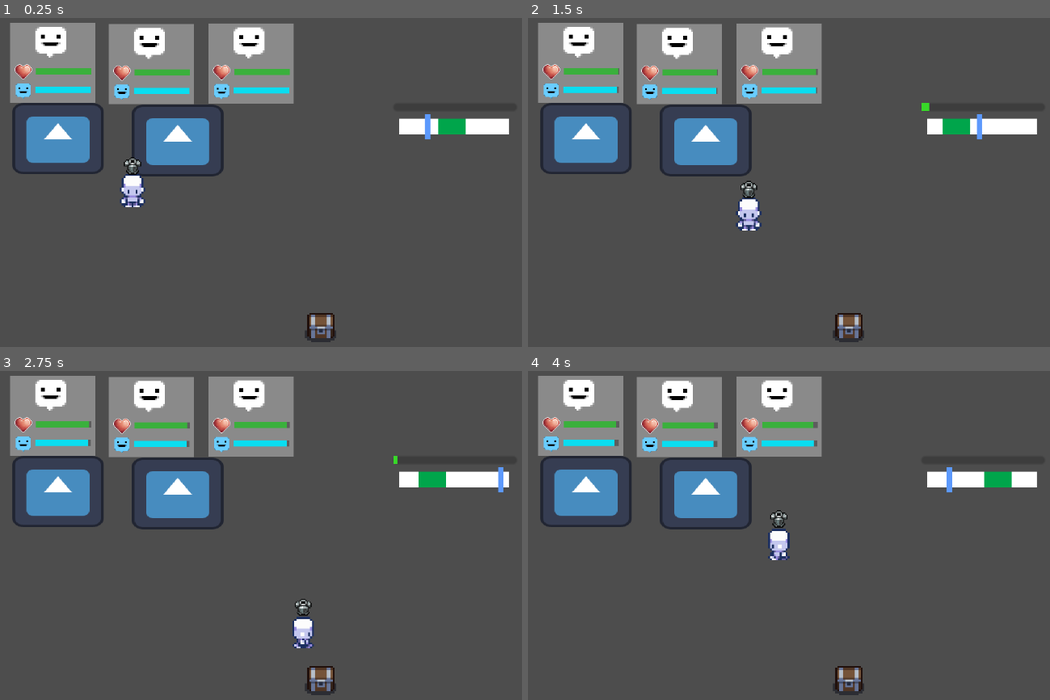
Above: before the commit, frames 1-4 (two rows, left to right).
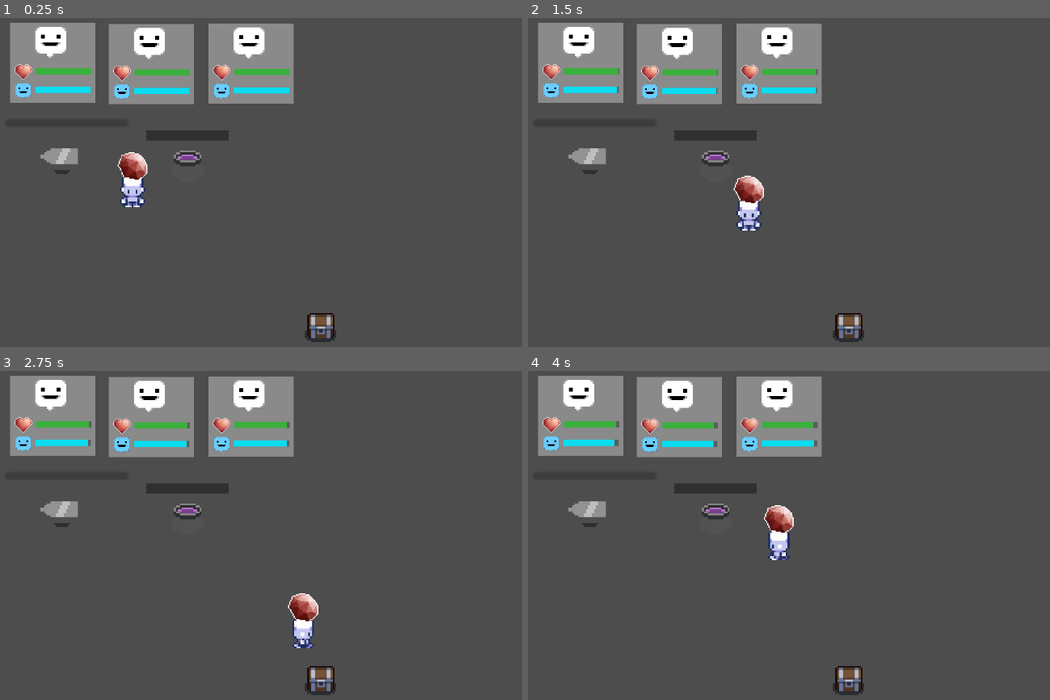
Above: after the commit, the same moments.

Repository: jpsalim21/LootPacker
Game: Godot game, scene res://Cenas/Workshop.tscn
The game is run twice, just before and just after one commit, with the same random seed, the same clock (stepped at 60 frames per second) and the same inputs. The engine's default icon, where the game draws it, is replaced by a stand-in: a white triangle on a blue panel in a dark square.
Inputs:
- Up to frame 1 (0.25 s): no input
- Up to frame 2 (1.5 s): hold D (direita) 0.53-1.28 s; tap E (interact) at 0.6 s; tap Space (minigame) at 0.8, 1.35 s; hold S (baixo) from 1.28 s (still down)
- Up to frame 3 (2.75 s): tap E (interact) at 1.55, 2.1 s; release S (baixo) at 2.03 s; hold D (direita) from 2.03 s (still down); tap Space (minigame) at 2.3 s
- Up to frame 4 (4 s): release D (direita) at 2.78 s; hold W (cima) 2.78-3.53 s; tap Space (minigame) at 2.85, 3.8 s; tap E (interact) at 3.05 s; hold A (esquerda) from 3.53 s (still down); tap Shift (run) at 3.6 s

The runs differ from the first frame. In frame 1, 6.0% of the frame differs, in the area x 2-98%, y 25-50%; in frame 2, 6.1%, in the area x 2-98%, y 25-57%; in frame 3, 6.1%; in frame 4, 6.1%.

Commit message:
Programa workshop, caldeirao e minigame

Diff:
--- a/Cenas/Workshop.tscn
+++ b/Cenas/Workshop.tscn
@@ -1,15 +1,16 @@
-[gd_scene load_steps=38 format=3 uid="uid://63t6wqhhe3dq"]
+[gd_scene load_steps=40 format=3 uid="uid://63t6wqhhe3dq"]
 
 [ext_resource type="Script" path="res://Scripts/Player.gd" id="1_1pfsu"]
+[ext_resource type="Resource" uid="uid://b4jn4fhtr2is5" path="res://Items/ruby.tres" id="2_halj0"]
 [ext_resource type="Texture2D" uid="uid://u70muouqpq3n" path="res://Sprites/PlayerSprite.png" id="2_u0rb3"]
-[ext_resource type="Texture2D" uid="uid://djyk8x0o7mfju" path="res://Sprites/Itens/armor.png" id="3_5f131"]
 [ext_resource type="Script" path="res://Scripts/Estruturas/ChestScript.gd" id="4_b1l47"]
+[ext_resource type="Texture2D" uid="uid://0cklxrigb2ga" path="res://Sprites/Itens/Cut Ruby.png" id="4_qb24r"]
 [ext_resource type="Texture2D" uid="uid://brmnb2mijpw63" path="res://Sprites/chest_01.png" id="5_op4cw"]
 [ext_resource type="Script" path="res://Scripts/Estruturas/WorkstationScript.gd" id="6_oeid3"]
 [ext_resource type="Resource" uid="uid://cmfqrjr5nm6fm" path="res://Items/healingPotion.tres" id="7_14qm4"]
-[ext_resource type="Texture2D" uid="uid://cs81tpytrike2" path="res://Sprites/icon.svg" id="8_vwkn0"]
-[ext_resource type="Resource" uid="uid://ciuiacrc0qpg8" path="res://Items/armor.tres" id="9_d7m6n"]
+[ext_resource type="Texture2D" uid="uid://b4k8xmbplm35j" path="res://Sprites/Estruturas/Cenario1.png" id="8_76o45"]
 [ext_resource type="PackedScene" uid="uid://c1o062afx8mr" path="res://Prefabs/minigame.tscn" id="10_8ysgi"]
+[ext_resource type="PackedScene" uid="uid://c2btuki0bxjpy" path="res://Prefabs/Caldeirao.tscn" id="11_vpkt5"]
 [ext_resource type="PackedScene" uid="uid://dmwu66isp4wy8" path="res://Prefabs/UI.tscn" id="12_0qqpj"]
 
 [sub_resource type="RectangleShape2D" id="RectangleShape2D_hvt4o"]
@@ -203,6 +204,9 @@
 
 [sub_resource type="RectangleShape2D" id="RectangleShape2D_h18a0"]
 size = Vector2(47.5, 36.5)
+
+[sub_resource type="RectangleShape2D" id="RectangleShape2D_wjgnn"]
+size = Vector2(19, 15)
 
 [node name="Cena" type="Node2D"]
 
@@ -213,6 +217,7 @@
 [node name="Player" type="CharacterBody2D" parent="."]
 position = Vector2(-97, -3)
 script = ExtResource("1_1pfsu")
+currentItem = ExtResource("2_halj0")
 
 [node name="CollisionShape2D" type="CollisionShape2D" parent="Player"]
 position = Vector2(-0.5, 6.5)
@@ -228,7 +233,7 @@
 z_index = 1
 position = Vector2(0, -12)
 scale = Vector2(0.544737, 0.544737)
-texture = ExtResource("3_5f131")
+texture = ExtResource("4_qb24r")
 
 [node name="Chest" type="Node2D" parent="." node_paths=PackedStringArray("player")]
 position = Vector2(-1, 40)
@@ -252,44 +257,40 @@
 position = Vector2(0, 26.5)
 shape = SubResource("RectangleShape2D_jh0ew")
 
-[node name="Alchemy" type="Node2D" parent="." node_paths=PackedStringArray("player")]
-position = Vector2(-135, -29)
+[node name="Alchemy" type="Node2D" parent="." node_paths=PackedStringArray("player", "minigame")]
+position = Vector2(-133, -16)
 script = ExtResource("6_oeid3")
 player = NodePath("../Player")
 itemEntregue = ExtResource("7_14qm4")
+minigame = NodePath("Minigame")
 
 [node name="Icon" type="Sprite2D" parent="Alchemy"]
-scale = Vector2(0.365234, 0.285156)
-texture = ExtResource("8_vwkn0")
+z_index = -1
+texture = ExtResource("8_76o45")
 
 [node name="Area2D" type="Area2D" parent="Alchemy"]
 
 [node name="CollisionShape2D" type="CollisionShape2D" parent="Alchemy/Area2D"]
 shape = SubResource("RectangleShape2D_h18a0")
 
-[node name="Forge" type="Node2D" parent="." node_paths=PackedStringArray("player")]
-position = Vector2(-74, -28)
-script = ExtResource("6_oeid3")
+[node name="Minigame" parent="Alchemy" node_paths=PackedStringArray("workStation") instance=ExtResource("10_8ysgi")]
+position = Vector2(0, -11)
+workStation = NodePath("..")
+
+[node name="StaticBody2D" type="StaticBody2D" parent="Alchemy"]
+
+[node name="CollisionShape2D" type="CollisionShape2D" parent="Alchemy/StaticBody2D"]
+position = Vector2(-1.5, -0.5)
+shape = SubResource("RectangleShape2D_wjgnn")
+
+[node name="Ui" parent="." instance=ExtResource("12_0qqpj")]
+
+[node name="Caldeirao" parent="." node_paths=PackedStringArray("player") instance=ExtResource("11_vpkt5")]
+position = Vector2(-69, -16)
+itemResultante = ExtResource("7_14qm4")
 player = NodePath("../Player")
-itemEntregue = ExtResource("9_d7m6n")
-
-[node name="Icon" type="Sprite2D" parent="Forge"]
-scale = Vector2(0.365234, 0.285156)
-texture = ExtResource("8_vwkn0")
-
-[node name="Area2D" type="Area2D" parent="Forge"]
-
-[node name="CollisionShape2D" type="CollisionShape2D" parent="Forge/Area2D"]
-shape = SubResource("RectangleShape2D_h18a0")
-
-[node name="Minigame" parent="." instance=ExtResource("10_8ysgi")]
-position = Vector2(65, -35)
-
-[node name="Ui" parent="." instance=ExtResource("12_0qqpj")]
 
 [connection signal="body_entered" from="Chest/Area2D" to="Chest" method="_on_area_2d_body_entered"]
 [connection signal="body_exited" from="Chest/Area2D" to="Chest" method="_on_area_2d_body_exited"]
 [connection signal="body_entered" from="Alchemy/Area2D" to="Alchemy" method="_on_area_2d_body_entered"]
 [connection signal="body_exited" from="Alchemy/Area2D" to="Alchemy" method="_on_area_2d_body_exited"]
-[connection signal="body_entered" from="Forge/Area2D" to="Forge" method="_on_area_2d_body_entered"]
-[connection signal="body_exited" from="Forge/Area2D" to="Forge" method="_on_area_2d_body_exited"]
--- /dev/null
+++ b/Items/ruby.tres
@@ -0,0 +1,10 @@
+[gd_resource type="Resource" script_class="ItemClass" load_steps=3 format=3 uid="uid://b4jn4fhtr2is5"]
+
+[ext_resource type="Script" path="res://Scripts/Classes/ItemClass.gd" id="1_hh02v"]
+[ext_resource type="Texture2D" uid="uid://0cklxrigb2ga" path="res://Sprites/Itens/Cut Ruby.png" id="2_4ve0p"]
+
+[resource]
+script = ExtResource("1_hh02v")
+sprite = ExtResource("2_4ve0p")
+itemIndex = 2
+nome = "Rubi"
--- /dev/null
+++ b/Prefabs/Caldeirao.tscn
@@ -0,0 +1,50 @@
+[gd_scene load_steps=8 format=3 uid="uid://c2btuki0bxjpy"]
+
+[ext_resource type="Script" path="res://Scripts/Estruturas/Caldeirao.gd" id="1_kyktf"]
+[ext_resource type="Texture2D" uid="uid://dp0clryrdnhqd" path="res://Sprites/Estruturas/Cenario2.png" id="1_mt0iu"]
+[ext_resource type="Resource" uid="uid://b4jn4fhtr2is5" path="res://Items/ruby.tres" id="2_01h2y"]
+
+[sub_resource type="RectangleShape2D" id="RectangleShape2D_aqkik"]
+size = Vector2(16, 16)
+
+[sub_resource type="RectangleShape2D" id="RectangleShape2D_anosy"]
+size = Vector2(37, 48)
+
+[sub_resource type="StyleBoxFlat" id="StyleBoxFlat_ouvci"]
+bg_color = Color(0.121569, 0.121569, 0.121569, 0.627451)
+
+[sub_resource type="StyleBoxFlat" id="StyleBoxFlat_630r2"]
+bg_color = Color(0.105882, 0.729412, 0.0941176, 1)
+
+[node name="Caldeirao" type="Node2D"]
+script = ExtResource("1_kyktf")
+ingrediente = ExtResource("2_01h2y")
+tempoMax = 20.0
+
+[node name="StaticBody2D" type="StaticBody2D" parent="."]
+
+[node name="CollisionShape2D" type="CollisionShape2D" parent="StaticBody2D"]
+position = Vector2(0, 1)
+shape = SubResource("RectangleShape2D_aqkik")
+
+[node name="Cenario2" type="Sprite2D" parent="."]
+texture = ExtResource("1_mt0iu")
+
+[node name="Area2D" type="Area2D" parent="."]
+
+[node name="CollisionShape2D" type="CollisionShape2D" parent="Area2D"]
+position = Vector2(0, 6)
+shape = SubResource("RectangleShape2D_anosy")
+
+[node name="ProgressBar" type="ProgressBar" parent="."]
+offset_left = -21.0
+offset_top = -17.0
+offset_right = 21.0
+offset_bottom = -12.0
+theme_override_styles/background = SubResource("StyleBoxFlat_ouvci")
+theme_override_styles/fill = SubResource("StyleBoxFlat_630r2")
+value = 4.54
+show_percentage = false
+
+[connection signal="body_entered" from="Area2D" to="." method="_on_area_2d_body_entered"]
+[connection signal="body_exited" from="Area2D" to="." method="_on_area_2d_body_exited"]
--- a/Prefabs/lifeBar.tscn
+++ b/Prefabs/lifeBar.tscn
@@ -1,6 +1,6 @@
 [gd_scene load_steps=9 format=3 uid="uid://c1ivkp73agnyx"]
 
-[ext_resource type="Script" path="res://Scripts/Adventures/lifeBarScript.gd" id="1_qf062"]
+[ext_resource type="Script" path="res://Scripts/Aventureiros/lifeBarScript.gd" id="1_rnqbl"]
 [ext_resource type="Texture2D" uid="uid://chka14hknvrox" path="res://Sprites/UI/Quadrado1.png" id="2_bto6a"]
 [ext_resource type="Texture2D" uid="uid://ckof1hopgrdy2" path="res://Sprites/UI/Heart.png" id="3_6m2bg"]
 
@@ -25,7 +25,7 @@
 anchor_bottom = 1.0
 grow_horizontal = 2
 grow_vertical = 2
-script = ExtResource("1_qf062")
+script = ExtResource("1_rnqbl")
 
 [node name="Panel" type="Panel" parent="."]
 layout_mode = 1
--- a/Prefabs/minigame.tscn
+++ b/Prefabs/minigame.tscn
@@ -16,7 +16,7 @@
 tracks/0/type = "value"
 tracks/0/imported = false
 tracks/0/enabled = true
-tracks/0/path = NodePath("Azul:position")
+tracks/0/path = NodePath("minigameBarra/Azul:position")
 tracks/0/interp = 1
 tracks/0/loop_wrap = true
 tracks/0/keys = {
@@ -38,31 +38,39 @@
 position = Vector2(55, 47)
 script = ExtResource("1_qvq2d")
 
-[node name="Quadrado3" type="Sprite2D" parent="."]
+[node name="minigameBarra" type="Node2D" parent="."]
+
+[node name="Quadrado3" type="Sprite2D" parent="minigameBarra"]
+visibility_layer = 2
+z_index = 2
 position = Vector2(2, 0)
-scale = Vector2(1.75, 0.25)
+scale = Vector2(1.75, 0.15625)
 texture = ExtResource("2_5cjk3")
 
-[node name="Verde" type="Sprite2D" parent="."]
+[node name="Verde" type="Sprite2D" parent="minigameBarra"]
 modulate = Color(0, 0.647059, 0.294118, 1)
-position = Vector2(1, -9.98378e-07)
-scale = Vector2(0.4375, 0.25)
+visibility_layer = 2
+z_index = 2
+position = Vector2(1, 0)
+scale = Vector2(0.4375, 0.15625)
 texture = ExtResource("2_5cjk3")
 
-[node name="Area2D" type="Area2D" parent="Verde"]
+[node name="Area2D" type="Area2D" parent="minigameBarra/Verde"]
 
-[node name="CollisionShape2D" type="CollisionShape2D" parent="Verde/Area2D"]
+[node name="CollisionShape2D" type="CollisionShape2D" parent="minigameBarra/Verde/Area2D"]
 shape = SubResource("RectangleShape2D_6nm75")
 
-[node name="Azul" type="Sprite2D" parent="."]
+[node name="Azul" type="Sprite2D" parent="minigameBarra"]
 modulate = Color(0.360784, 0.6, 0.988235, 1)
+visibility_layer = 2
+z_index = 2
 position = Vector2(-25, 0)
-scale = Vector2(0.0861285, 0.401307)
+scale = Vector2(0.0861285, 0.240952)
 texture = ExtResource("2_5cjk3")
 
-[node name="Area2D" type="Area2D" parent="Azul"]
+[node name="AzulArea" type="Area2D" parent="minigameBarra/Azul"]
 
-[node name="CollisionShape2D" type="CollisionShape2D" parent="Azul/Area2D"]
+[node name="CollisionShape2D" type="CollisionShape2D" parent="minigameBarra/Azul/AzulArea"]
 scale = Vector2(0.915, 1.07)
 shape = SubResource("RectangleShape2D_lbt0v")
 
@@ -81,5 +89,5 @@
 value = 41.83
 show_percentage = false
 
-[connection signal="area_entered" from="Verde/Area2D" to="." method="_on_area_2d_area_entered"]
-[connection signal="area_exited" from="Verde/Area2D" to="." method="_on_area_2d_area_exited"]
+[connection signal="area_entered" from="minigameBarra/Verde/Area2D" to="." method="_on_area_2d_area_entered"]
+[connection signal="area_exited" from="minigameBarra/Verde/Area2D" to="." method="_on_area_2d_area_exited"]
--- /dev/null
+++ b/Scripts/Estruturas/Caldeirao.gd
@@ -0,0 +1,46 @@
+extends Node
+
+var near : bool = false
+@export var ingrediente : ItemClass
+@export var itemResultante : ItemClass
+@export var player : Player
+
+@onready var barraProgresso : ProgressBar = $ProgressBar
+@export var tempoMax : float
+var tempo : float = 0
+var cozinhando : bool = false
+var pronto : bool = false
+
+# Called when the node enters the scene tree for the first time.
+func _ready():
+	barraProgresso.value = tempo
+	barraProgresso.max_value = tempoMax
+	pass # Replace with function body.
+
+# Called every frame. 'delta' is the elapsed time since the previous frame.
+func _process(delta):
+	if near and Input.is_action_just_pressed("interact"):
+		if pronto:
+			player.changeItem(itemResultante)
+			pronto = false
+			tempo = 0
+			barraProgresso.value = tempo
+			cozinhando = false
+		elif player.currentItem == ingrediente:
+			print("Escada")
+			player.changeItem(null)
+			cozinhando = true
+	if cozinhando:
+		if tempo < tempoMax:
+			tempo += delta
+			barraProgresso.value = tempo
+		elif !pronto:
+			pronto = true
+	pass
+
+func _on_area_2d_body_entered(body):
+	if body.name == "Player":
+		near = true
+func _on_area_2d_body_exited(body):
+	if body.name == "Player":
+		near = false
--- a/Scripts/Estruturas/WorkstationScript.gd
+++ b/Scripts/Estruturas/WorkstationScript.gd
@@ -1,19 +1,27 @@
 extends Node2D
+class_name WorkStation
 
 @export var player : Player
 var near : bool = false
+var rodando : bool = false
 
 @export var itemEntregue : ItemClass
+@export var minigame : Minigame
 
 func _process(_delta):
-	if near and Input.is_action_just_pressed("interact"):
-		player.changeItem(itemEntregue)
+	if near and Input.is_action_just_pressed("interact") and !rodando:
+		rodando = true
+		minigame.comecarESair(true)
 
+func terminouMinigame():
+	player.changeItem(itemEntregue)
 
 func _on_area_2d_body_entered(body):
 	if body.name == "Player":
-		print("Entrou em uma estação")
 		near = true
 func _on_area_2d_body_exited(body):
 	if body.name == "Player":
 		near = false
+		if rodando:
+			minigame.comecarESair(false)
+			rodando = false
--- a/Scripts/Minigames/minigame.gd
+++ b/Scripts/Minigames/minigame.gd
@@ -1,8 +1,12 @@
+class_name Minigame
 extends Node
 
-@onready var objetoVerde = $Verde
+@onready var objetoVerde = $minigameBarra/Verde
 @onready var animador : AnimationPlayer = $AnimationPlayer
 @onready var barraProgresso : ProgressBar = $ProgressBar
+@onready var nodeMinigame : Node2D = $minigameBarra
+
+@export var workStation : WorkStation
 
 var near : bool = false
 var pontuacao : int = 0
@@ -15,14 +19,18 @@
 @export var progressoMax : float = 50
 var progressoAtual : float = 0
 
-# Called when the node enters the scene tree for the first time.
+var ocorrendo : bool = false
+
+
 func _ready():
+	nodeMinigame.visible = false
 	barraProgresso.max_value = progressoMax
+	barraProgresso.value = 0
 	pass # Replace with function body.
 
-
-# Called every frame. 'delta' is the elapsed time since the previous frame.
 func _process(_delta):
+	if not ocorrendo:
+		return #Se o player estiver longe, a barra não progride
 	if Input.is_action_just_pressed("minigame"):
 		if near:
 			acertou(1)
@@ -31,7 +39,14 @@
 	if(progressoAtual < progressoMax):
 		progressoAtual += _delta
 		barraProgresso.value = progressoAtual
-	pass
+	else:
+		barraProgresso.value = 0
+		progressoAtual = 0
+		animationSpeed = 1
+		animador.speed_scale = animationSpeed
+		ocorrendo = false
+		workStation.terminouMinigame()
+		comecarESair(false)
 
 func acertou(i : int):
 	pontuacao += i
@@ -49,8 +64,16 @@
 		animationSpeed = 1
 		animador.speed_scale = animationSpeed
 
-# Funções da área
-func _on_area_2d_area_entered(_area):
-	near = true
-func _on_area_2d_area_exited(_area):
-	near = false
+func comecarESair(boleana : bool):
+	ocorrendo = boleana
+	nodeMinigame.visible = boleana
+
+#Verificam se a parte verde toca na azul
+func _on_area_2d_area_entered(area):
+	if area.name == "AzulArea":
+		near = true
+	pass # Replace with function body.
+func _on_area_2d_area_exited(area):
+	if area.name == "AzulArea":
+		near = false
+	pass # Replace with function body.
--- a/Scripts/Player.gd
+++ b/Scripts/Player.gd
@@ -6,7 +6,7 @@
 var animation = ""
 @onready var animatedSprite : AnimatedSprite2D = $AnimatedSprite2D
 @onready var itemSprite : Sprite2D = $ItemSprite
-var currentItem : ItemClass
+@export var currentItem : ItemClass
 
 func _process(_delta):
 	if Input.is_action_just_pressed("run"):
Renamed: Scripts/Adventures/lifeBarScript.gd -> Scripts/Aventureiros/lifeBarScript.gd
Binary file added: Sprites/Estruturas/Cenario1.png
Not shown, added: Sprites/Estruturas/Cenario1.png.import
Binary file added: Sprites/Estruturas/Cenario2.png
Not shown, added: Sprites/Estruturas/Cenario2.png.import
Binary file added: Sprites/Itens/Cut Ruby.png
Not shown, added: Sprites/Itens/Cut Ruby.png.import
